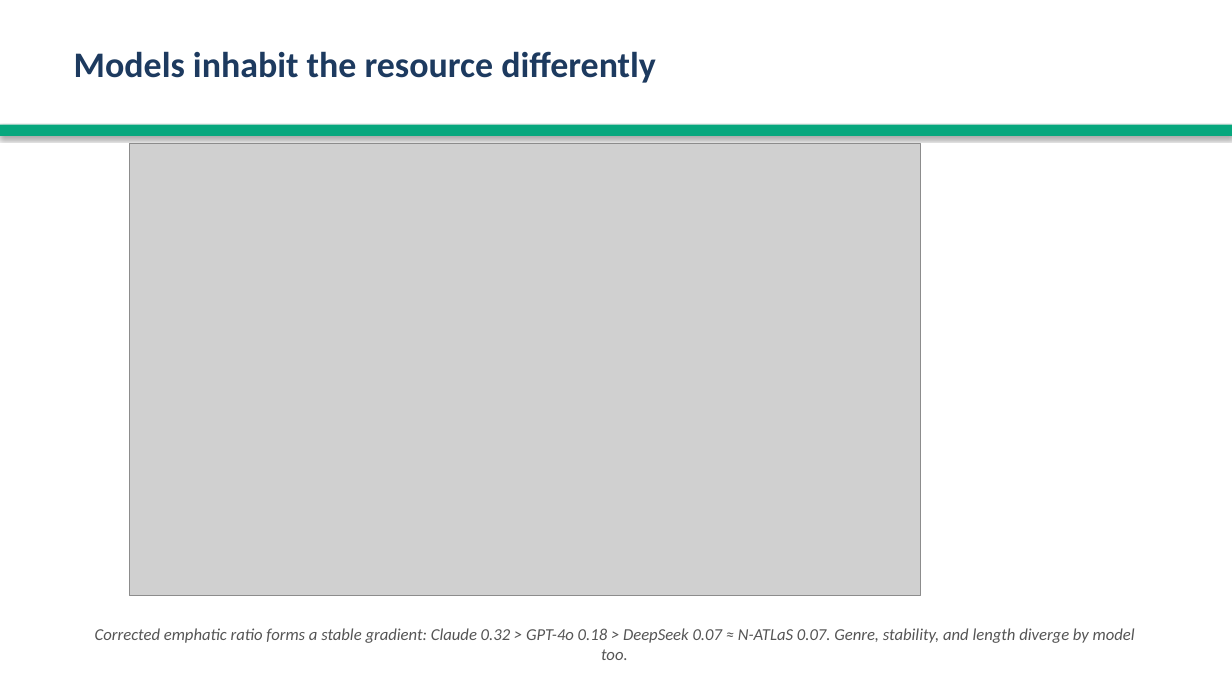
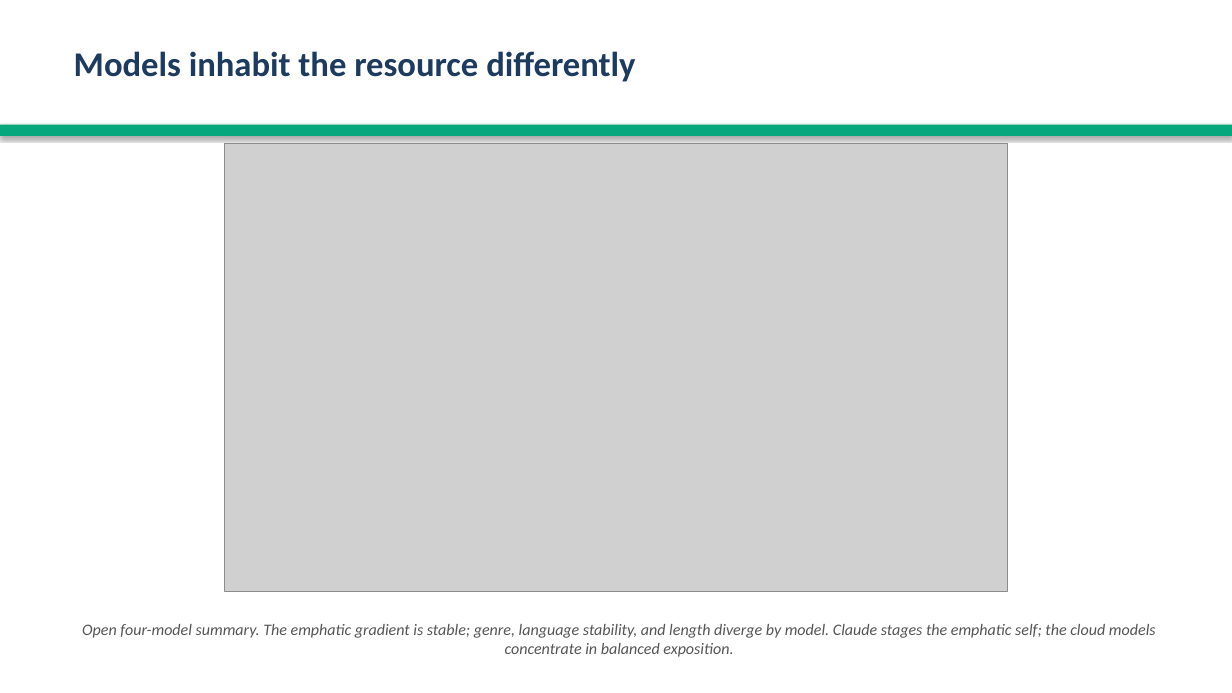
Before and after one commit to anonette/LLMsDeixis, a slide deck: slide 13 of deixis_analysis_pipeline/yoruba_cross_linguistic_analysis/Yoruba_Deixis_Presentation.pptx. Drawn at 1232x693 pixels with LibreOffice and Linux fonts; fonts in the diff are those of the drawing; grey boxes stand for pictures. Boxes give left, top, right and bottom in pixels: in the first picture for what was removed or moved away, otherwise in the second. Text is boxed around its words. In the diff, an @@ line names an element or a change of style, - is before the commit and + after.

```diff
--- a/deixis_analysis_pipeline/yoruba_cross_linguistic_analysis/Yoruba_Deixis_Presentation.pptx
+++ b/deixis_analysis_pipeline/yoruba_cross_linguistic_analysis/Yoruba_Deixis_Presentation.pptx
@@ text "Models inhabit the resource differently" at box(74, 51, 635, 82): size 28 to 27 pt @@
@@ picture: place and size @@
-picture at box(129, 143, 921, 596)
+picture at box(225, 143, 1007, 592)
@@ text at box(82, 624, 1156, 657): text changed; size 13 to 12.5 pt @@
-Corrected emphatic ratio forms a stable gradient: Claude 0.32 > GPT-4o 0.18 > DeepSeek 0.07 ≈ N-ATLaS 0.07. Genre, stability, and length diverge by model too.
+Open four-model summary. The emphatic gradient is stable; genre, language stability, and length diverge by model. Claude stages the emphatic self; the cloud models concentrate in balanced exposition.
```
Also in this commit, not shown: 17 other slides changed, 2 slides added, 2 slides removed, 6 other files.
